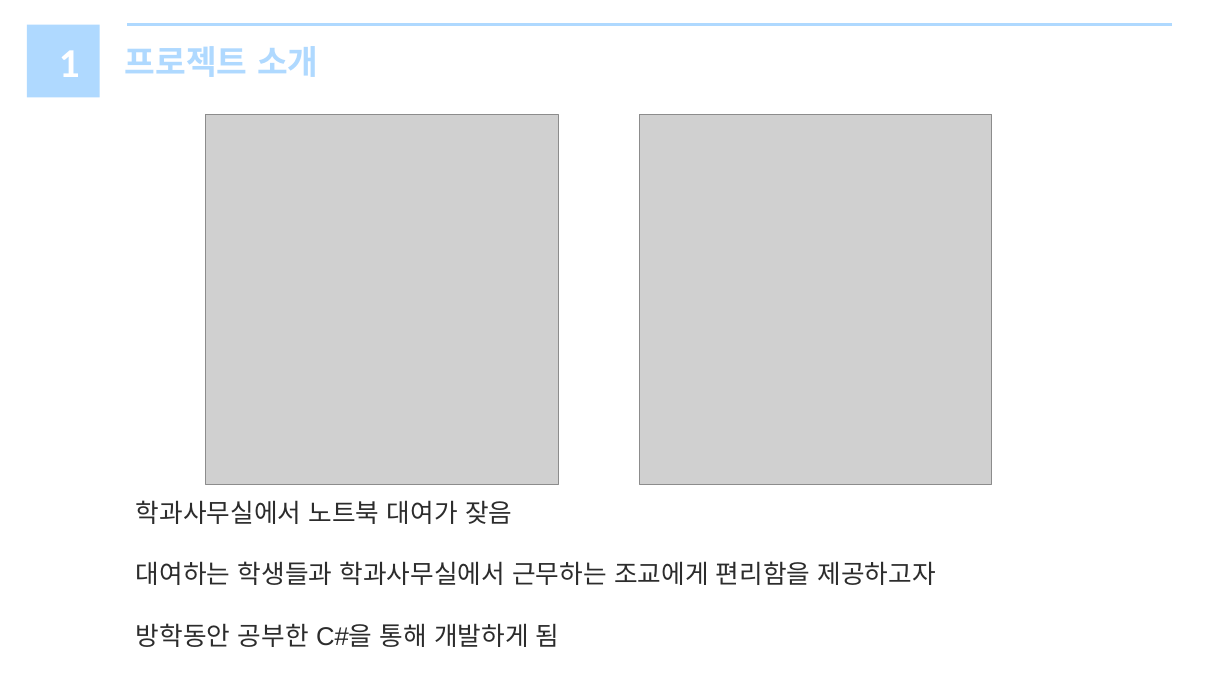
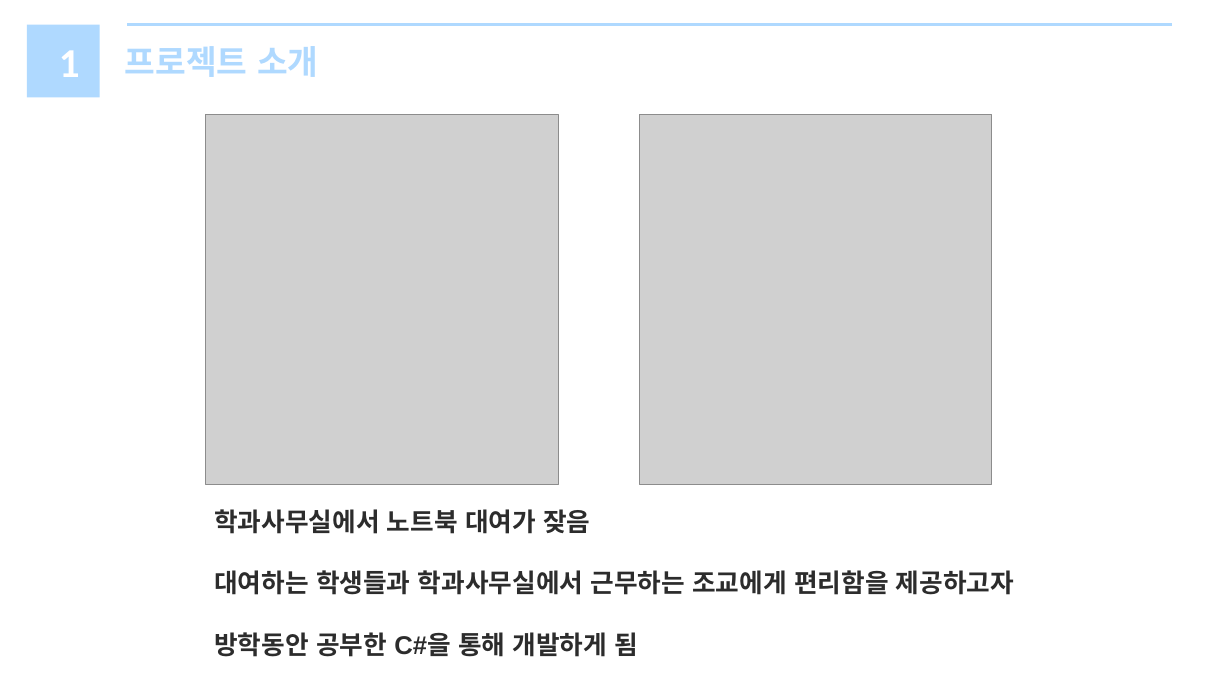
Before and after one commit to Korathkr/Laptop_Lending, a slide deck: slide 3 of 노트북 관리 프로그램.pptx. Drawn at 1232x693 pixels with LibreOffice and Linux fonts; fonts in the diff are those of the drawing; grey boxes stand for pictures. Boxes give left, top, right and bottom in pixels: in the first picture for what was removed or moved away, otherwise in the second. Text is boxed around its words. In the diff, an @@ line names an element or a change of style, - is before the commit and + after.

```diff
--- a/노트북 관리 프로그램.pptx
+++ b/노트북 관리 프로그램.pptx
@@ text "학과사무실에서 노트북 대여가 잦음": place and size @@
-text "학과사무실에서 노트북 대여가 잦음" at <box>136,500,936,647</box>
+text "학과사무실에서 노트북 대여가 잦음" at <box>214,509,1014,657</box>
@@ text "학과사무실에서 노트북 대여가 잦음" at <box>214,509,1014,657</box>: bold on @@
```
Also in this commit, not shown: 1 other slide changed.
